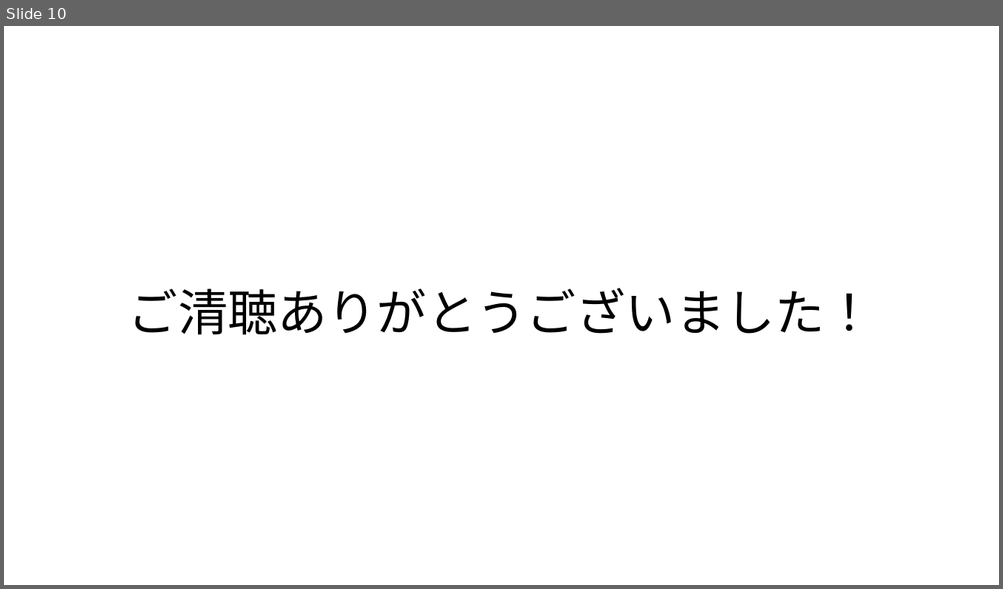
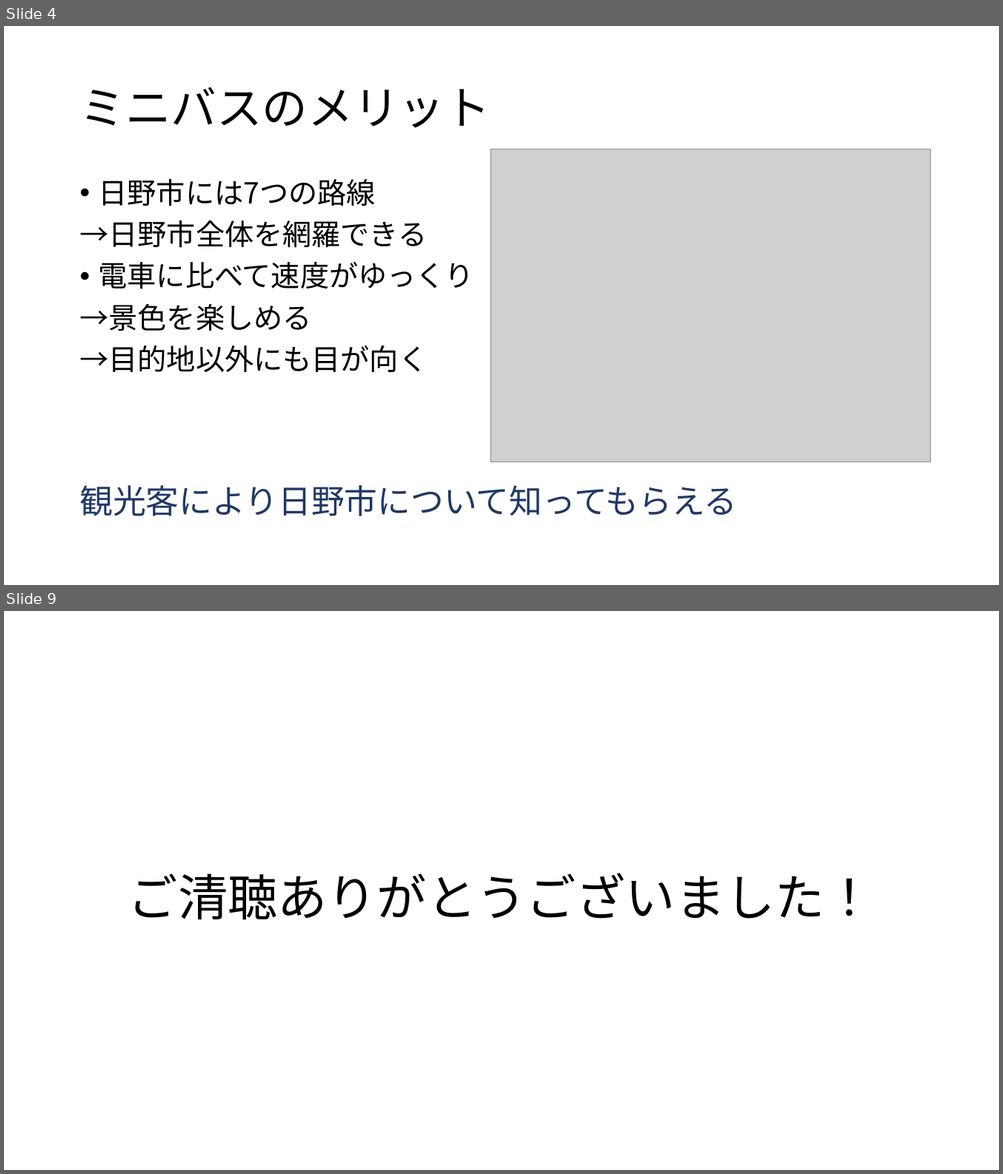
Before and after one commit to sfdn-class/HinoMiniBus, a slide deck: design/powerpoint/ミニバス旅.pptx. Shown one above the other, each under a label of ours: slide 10 before the commit, slides 4 and 9 after it; the slides between them are not shown. The pictures are 1003x589 and 1003x1174 pixels, drawn with LibreOffice and Linux fonts; fonts in the diff are those of the drawing; grey boxes stand for pictures. Boxes give left, top, right and bottom in pixels: in the first picture for what was removed or moved away, otherwise in the second. Text is boxed around its words. In the diff, an @@ line names an element or a change of style, - is before the commit and + after.

```diff
--- a/design/powerpoint/ミニバス旅.pptx
+++ b/design/powerpoint/ミニバス旅.pptx
@@ slide 4 added at [4, 26, 999, 585], background #FFFFFF @@
@@ title added at [79, 87, 489, 128], 44 pt, text #000000 @@
+ミニバスのメリット
@@ picture added at [490, 149, 930, 462] @@
@@ text added at [79, 179, 474, 372], 28 pt, text #000000 @@
+• 日野市には7つの路線
+→日野市全体を網羅できる
+• 電車に比べて速度がゆっくり
+→景色を楽しめる
+→目的地以外にも目が向く
@@ text added at [79, 486, 737, 517], 32 pt, text #203864 @@
+観光客により日野市について知ってもらえる
@@ what was slide 10 is now slide 9 @@
```
Also in this commit, not shown: 6 slides changed, 1 other slide added, 3 slides removed, 1 other file.
